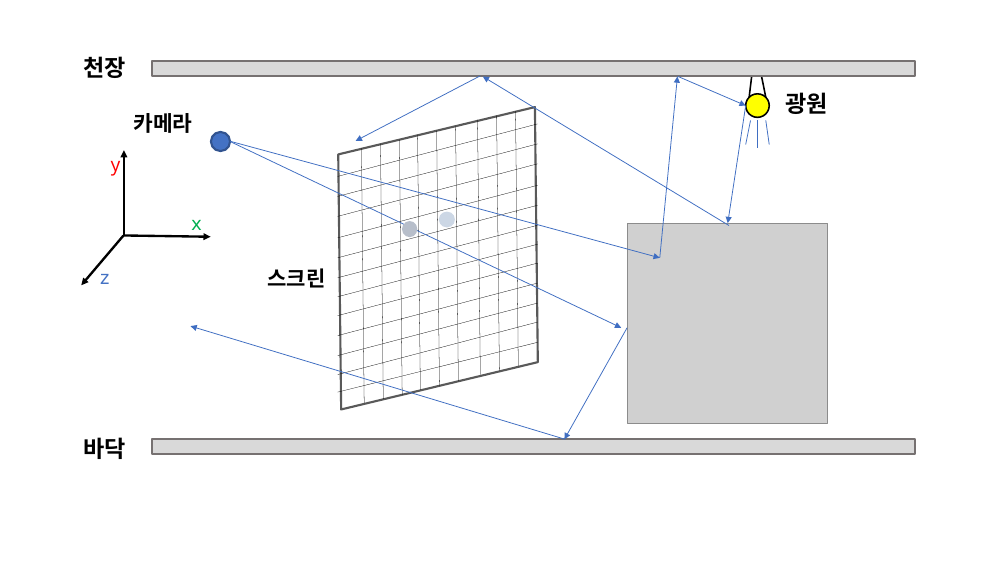
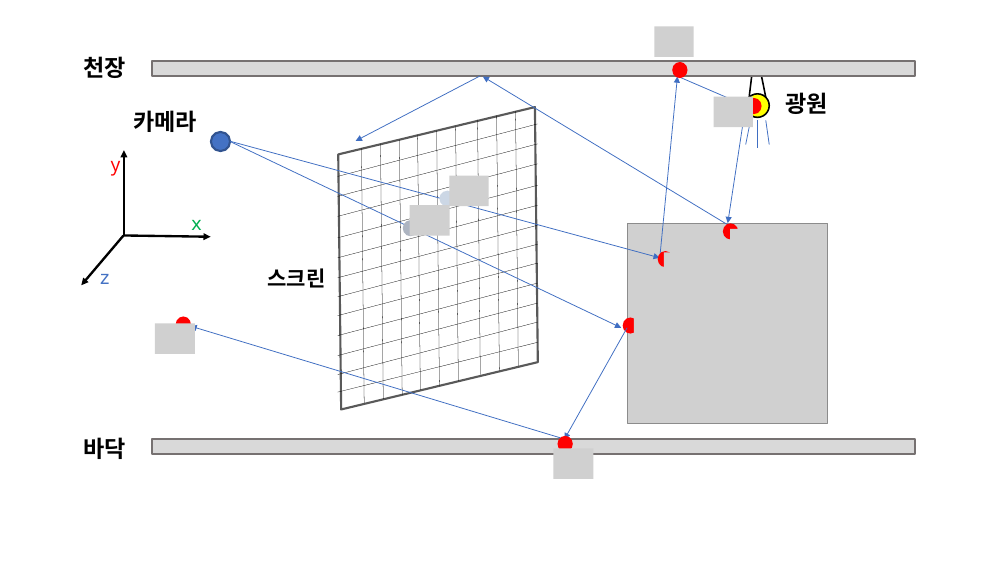
Before and after one commit to Snowapril/Raytracing-In-A-Weekend-Python, a slide deck: slide 8 of Presentation/RayTracing.pptx (slide 7 before the commit). Drawn at 1008x567 pixels with LibreOffice and Linux fonts; fonts in the diff are those of the drawing; grey boxes stand for pictures; background and template pictures are left out. Boxes give left, top, right and bottom in pixels: in the first picture for what was removed or moved away, otherwise in the second. Text is boxed around its words. In the diff, an @@ line names an element or a change of style, - is before the commit and + after.

Commit message:
presentation file complete

```diff
--- a/Presentation/RayTracing.pptx
+++ b/Presentation/RayTracing.pptx
@@ picture added at (655, 26, 694, 57) @@
@@ ellipse added at (672, 62, 687, 78), fill #FF0000 @@
@@ text "카메라" at (133, 110, 197, 132): size 20.4 to 22 pt @@
@@ picture added at (714, 97, 753, 127) @@
@@ ellipse added at (746, 98, 761, 114), fill #FF0000 @@
@@ picture added at (449, 175, 488, 206) @@
@@ picture added at (410, 205, 450, 235) @@
@@ ellipse: place and size @@
-ellipse at (439, 212, 454, 228)
+ellipse at (439, 191, 455, 206)
@@ ellipse added at (403, 220, 418, 236), fill #ADB4C1 @@
@@ ellipse added at (723, 223, 738, 239), fill #FF0000 @@
@@ picture added at (730, 229, 770, 259) @@
@@ ellipse added at (658, 251, 673, 267), fill #FF0000 @@
@@ picture added at (664, 253, 702, 283) @@
@@ picture added at (155, 324, 195, 354) @@
@@ ellipse added at (175, 317, 191, 333), fill #FF0000 @@
@@ ellipse: place and size @@
-ellipse at (402, 221, 417, 237)
+ellipse at (623, 318, 638, 333)
@@ ellipse at (623, 318, 638, 333): fill #B7BECA to #FF0000 @@
@@ picture added at (634, 308, 674, 338) @@
@@ picture added at (554, 448, 594, 479) @@
@@ ellipse added at (557, 436, 572, 452), fill #FF0000 @@
```
Also in this commit, not shown: 9 other slides changed, 1 slide added.
